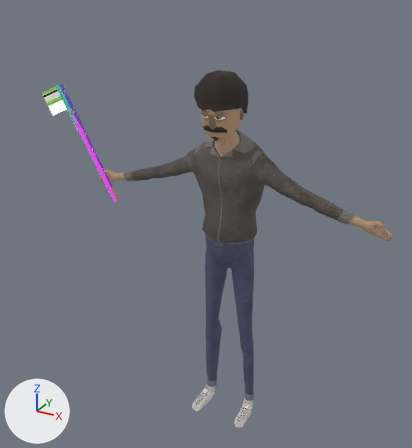
The FBX model Assets/Characters/MC/Main Character.fbx: old version first, new version second.
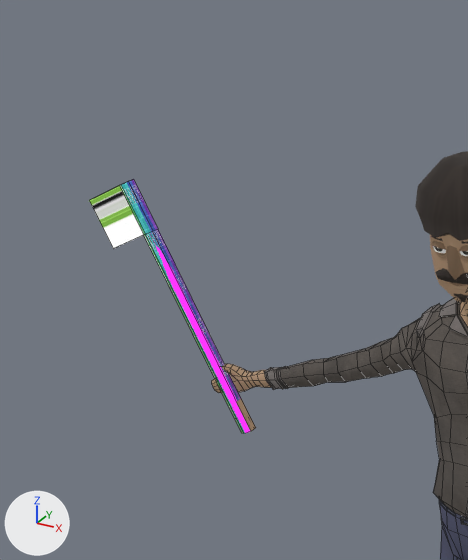
Each version appears first whole from a 50 mm camera at (2.4, -4.83, 2.37) aimed at (-0.29, 0.07, -0.08), and next in a close-up on the part from 0% to 53% of the width and 0% to 58% of the height. The axes (+X, +Y, +Z) are drawn at lower left. The lights are the same throughout. The close-ups show mesh edges as thin lines.
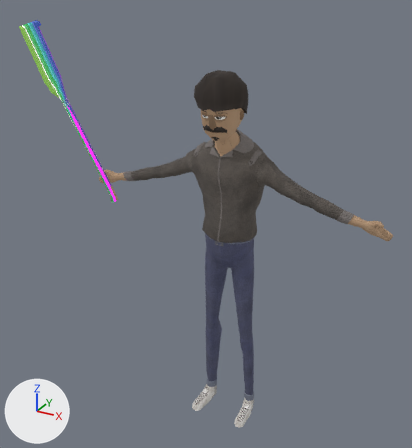
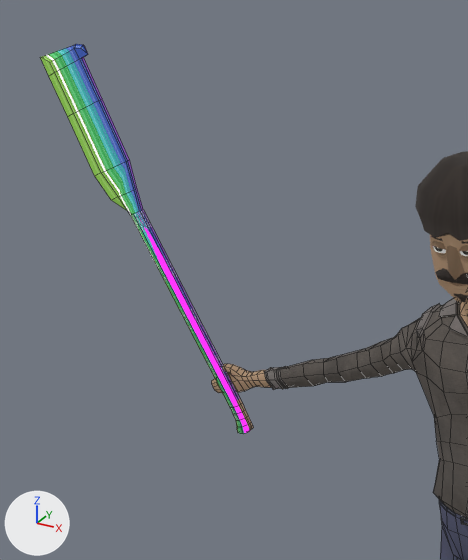
Changed parts and their boxes [x1, y1, x2, y2] in the close-ups (468 x 560 px):
```json
{"object": "Cube", "change": "reshaped", "before": [89, 179, 468, 560], "after": [40, 44, 468, 560]}
{"part": 1, "of": "me_cube_001", "change": "rebuilt", "before": [89, 179, 256, 434], "after": [40, 44, 253, 434], "on screen": "27% wider, 53% taller"}
```

Scene script edits in JSON lines:
```json
{"block": "me_cube_001", "where": "# used by ob_cube; location = (0.0, 0.0, 0.0)"}
{"op": "remove", "block": "me_cube_001", "code": "me_cube_001.from_pydata(...)  # 1290 vertices, 1328 faces; spans x -2.21..1.64, y -0.24..0.36, z -2.38..1.3"}
{"op": "add", "block": "me_cube_001", "code": "me_cube_001.from_pydata(...)  # 1365 vertices, 1402 faces; spans x -2.34..1.64, y -0.28..0.36, z -2.38..1.94"}
{"block": "me_cube_001", "change": "me_cube_001 part 1: the loose piece of 22 vertices spanning x -2.21..-1.37, y -0.22..0.01, z 0.0..1.3 is rebuilt with 97 vertices and now spans x -2.34..-1.38, y -0.28..-0.01, z 0.0..1.94"}
```
